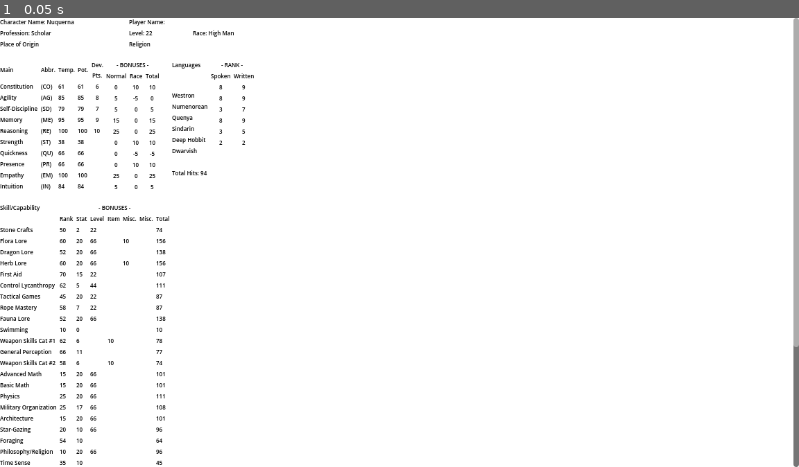
Above: before the commit, frame 1.
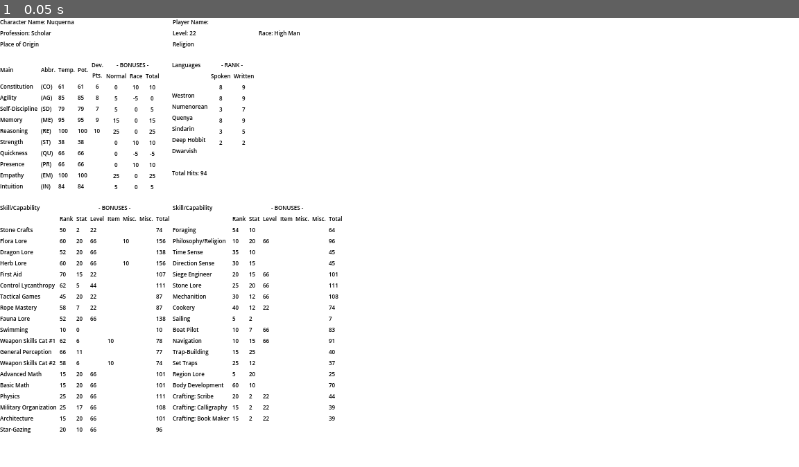
Above: after the commit, the same moment.

Repository: the-alex-g/RMCalculator
Game: Godot game, scene res://output/print.tscn
Two runs of this game, one before a commit and one after it. Both use one fixed random seed, a clock stepped at 60 frames per second and the inputs below. This scene is started directly instead of the project's main scene.
Inputs:
- Up to frame 1 (0.05 s): no input

The runs differ from the first frame. In frame 1, 2.4% of the frame differs, in the area x 0-100%, y 0-100%.

Commit message:
Add saving jpg file of character

Diff:
--- a/project/output/print.gd
+++ b/project/output/print.gd
@@ -13,13 +13,21 @@
 	SkillContainer.CO:"Constitution"
 }
 
-@onready var _skill_bonus_container : CompoundHeading = $VBoxContainer/HBoxContainer2/Bonuses
 @onready var _language_list_container : VBoxContainer = $VBoxContainer/HBoxContainer/VBoxContainer/HBoxContainer/Languages
 @onready var _language_bonus_container : CompoundHeading = $VBoxContainer/HBoxContainer/VBoxContainer/HBoxContainer/CompoundHeading
 
 
 func _ready() -> void:
 	load_from("res://characters/nuquerna.cfg")
+
+	await RenderingServer.frame_post_draw
+
+	var image := get_tree().root.get_texture().get_image()
+	image.crop(
+		$VBoxContainer.size.x,
+		$VBoxContainer.size.y
+	)
+	image.save_jpg("res://mysave.jpg")
 
 
 func load_from(path: String) -> void:
@@ -66,20 +74,28 @@
 			$VBoxContainer/HBoxContainer/StatBonuses.add_element(label)
 
 	if file.has_section("skills"):
+		var i := 0
+		var column := 1
 		for skill_name in file.get_section_keys("skills"):
+			i += 1
+			if column == 1 and i > ceili(file.get_section_keys("skills").size() / 2.0):
+				column = 2
+
 			var skill_dict : Dictionary = file.get_value("skills", skill_name, {})
 			var skill : SkillContainer.Skill = SkillContainer.skill_dict[skill_name]
 
-			$VBoxContainer/HBoxContainer2/GridContainer.add_child(_get_label(skill_name))
+			var skill_bonus_container := _get_skill_bonus_container(column)
+
+			_get_skill_name_container(column).add_child(_get_label(skill_name))
 
 			var rank_bonus := SkillEntry.get_rank_bonus(skill_dict.rank)
-			_skill_bonus_container.add_element(_get_label(str(rank_bonus)))
+			skill_bonus_container.add_element(_get_label(str(rank_bonus)))
 
 			var stat_bonus := 0
 			for stat in skill.stats:
 				stat_bonus += stat_bonuses[STAT_NAMES[stat]]
 			stat_bonus /= skill.stats.size()
-			_skill_bonus_container.add_element(_get_label(str(floor(stat_bonus))))
+			skill_bonus_container.add_element(_get_label(str(floor(stat_bonus))))
 
 			var label := Label.new()
 			label.text = ""
@@ -87,15 +103,15 @@
 			if skill.category in SkillContainer.CLASS_LEVEL_BONUSES[rm_class]:
 				level_bonus = SkillContainer.CLASS_LEVEL_BONUSES[rm_class][skill.category] * level
 				label.text = str(level_bonus)
-			_skill_bonus_container.add_element(label)
-			_skill_bonus_container.add_element(_get_label(
+			skill_bonus_container.add_element(label)
+			skill_bonus_container.add_element(_get_label(
 				str(skill_dict.item_bonus) if skill_dict.item_bonus != 0 else ""
 			))
-			_skill_bonus_container.add_element(_get_label(
+			skill_bonus_container.add_element(_get_label(
 				str(skill_dict.misc_bonus) if skill_dict.misc_bonus != 0 else ""
 			))
-			_skill_bonus_container.add_element(Control.new())
-			_skill_bonus_container.add_element(_get_label(
+			skill_bonus_container.add_element(Control.new())
+			skill_bonus_container.add_element(_get_label(
 				str(skill_dict.item_bonus + skill_dict.misc_bonus + level_bonus + stat_bonus + rank_bonus)
 			))
 
@@ -115,6 +131,14 @@
 	]
 
 
+func _get_skill_bonus_container(col: int) -> CompoundHeading:
+	return get_node("VBoxContainer/Skills/BonusesColumn%d" % [col])
+
+
+func _get_skill_name_container(col: int) -> VBoxContainer:
+	return get_node("VBoxContainer/Skills/SkillNameColumn%d" % [col])
+
+
 func _get_label(text: String) -> Label:
 	var label := Label.new()
 	label.text = text
--- a/project/output/print.tscn
+++ b/project/output/print.tscn
@@ -142,22 +142,39 @@
 custom_minimum_size = Vector2(0, 10)
 layout_mode = 2
 
-[node name="HBoxContainer2" type="HBoxContainer" parent="VBoxContainer"]
+[node name="Skills" type="HBoxContainer" parent="VBoxContainer"]
 layout_mode = 2
 
-[node name="GridContainer" type="VBoxContainer" parent="VBoxContainer/HBoxContainer2"]
+[node name="SkillNameColumn1" type="VBoxContainer" parent="VBoxContainer/Skills"]
 layout_mode = 2
 
-[node name="Label" type="Label" parent="VBoxContainer/HBoxContainer2/GridContainer"]
+[node name="Label" type="Label" parent="VBoxContainer/Skills/SkillNameColumn1"]
 layout_mode = 2
 text = "Skill/Capability"
 vertical_alignment = 2
 
-[node name="Control" type="Label" parent="VBoxContainer/HBoxContainer2/GridContainer"]
+[node name="Control" type="Label" parent="VBoxContainer/Skills/SkillNameColumn1"]
 layout_mode = 2
 
-[node name="Bonuses" type="VBoxContainer" parent="VBoxContainer/HBoxContainer2"]
+[node name="BonusesColumn1" type="VBoxContainer" parent="VBoxContainer/Skills"]
 layout_mode = 2
 script = ExtResource("1_5gs3u")
 title = "BONUSES"
 sections = Array[String](["Rank", "Stat", "Level", "Item", "Misc.", "Misc.", "Total"])
+
+[node name="SkillNameColumn2" type="VBoxContainer" parent="VBoxContainer/Skills"]
+layout_mode = 2
+
+[node name="Label" type="Label" parent="VBoxContainer/Skills/SkillNameColumn2"]
+layout_mode = 2
+text = "Skill/Capability"
+vertical_alignment = 2
+
+[node name="Control" type="Label" parent="VBoxContainer/Skills/SkillNameColumn2"]
+layout_mode = 2
+
+[node name="BonusesColumn2" type="VBoxContainer" parent="VBoxContainer/Skills"]
+layout_mode = 2
+script = ExtResource("1_5gs3u")
+title = "BONUSES"
+sections = Array[String](["Rank", "Stat", "Level", "Item", "Misc.", "Misc.", "Total"])
Not shown, changed: .gitignore
